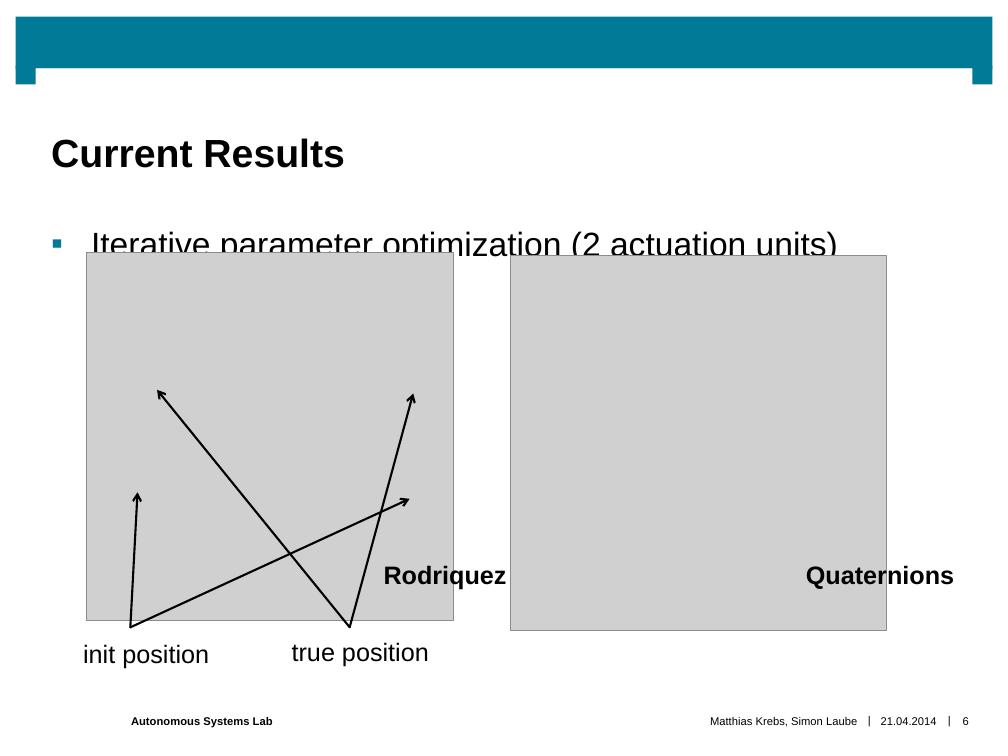
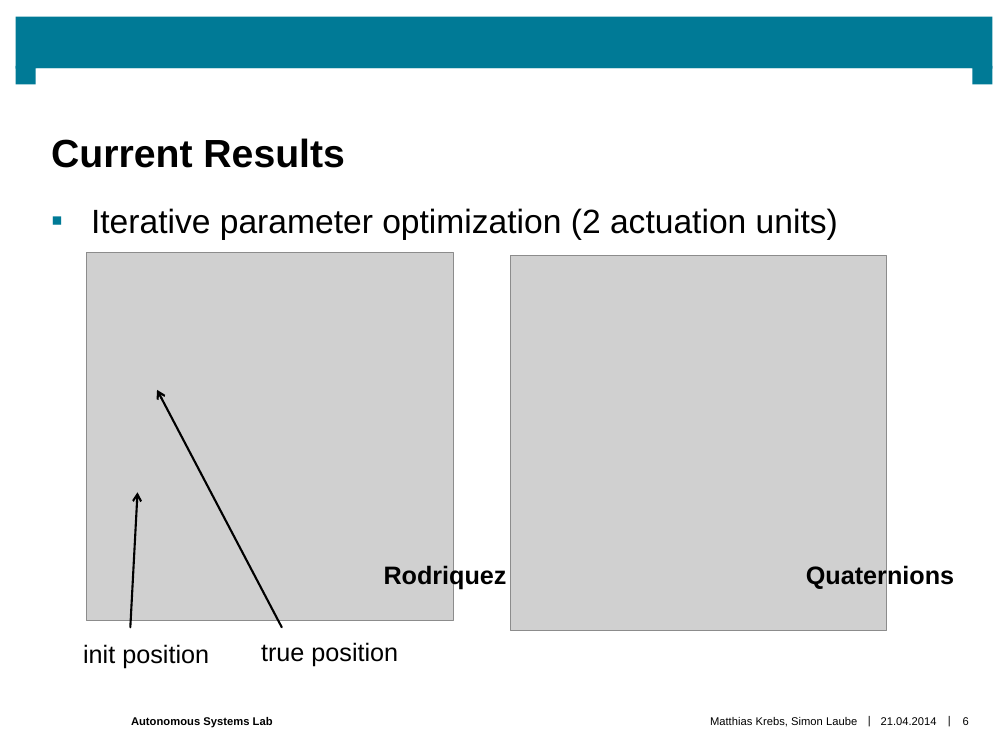
Before and after one commit to makrebs/AU_estimator_doc, a slide deck: slide 6 of 02_Presentation/0201_Intermediate/Intermediate_Semesterthesis_v2.pptx. Drawn at 1008x756 pixels with LibreOffice and Linux fonts; fonts in the diff are those of the drawing; grey boxes stand for pictures; background and template pictures are left out. Boxes give left, top, right and bottom in pixels: in the first picture for what was removed or moved away, otherwise in the second. Text is boxed around its words. In the diff, an @@ line names an element or a change of style, - is before the commit and + after.

```diff
--- a/02_Presentation/0201_Intermediate/Intermediate_Semesterthesis_v2.pptx
+++ b/02_Presentation/0201_Intermediate/Intermediate_Semesterthesis_v2.pptx
@@ text "Iterative parameter optimization (2 actuation ...": place and size @@
-text "Iterative parameter optimization (2 actuation ..." at bbox=[91, 229, 838, 263]
+text "Iterative parameter optimization (2 actuation ..." at bbox=[91, 208, 838, 240]
@@ arrow moved from (350, 627) - (157, 390) to (282, 627) - (157, 390) @@
@@ arrow removed from (350, 627) to (413, 393) @@
@@ arrow removed from (130, 627) to (409, 499) @@
@@ text "true position": place and size @@
-text "true position" at bbox=[292, 642, 429, 667]
+text "true position" at bbox=[261, 642, 398, 667]
```
Also in this commit, not shown: 1 other file.
